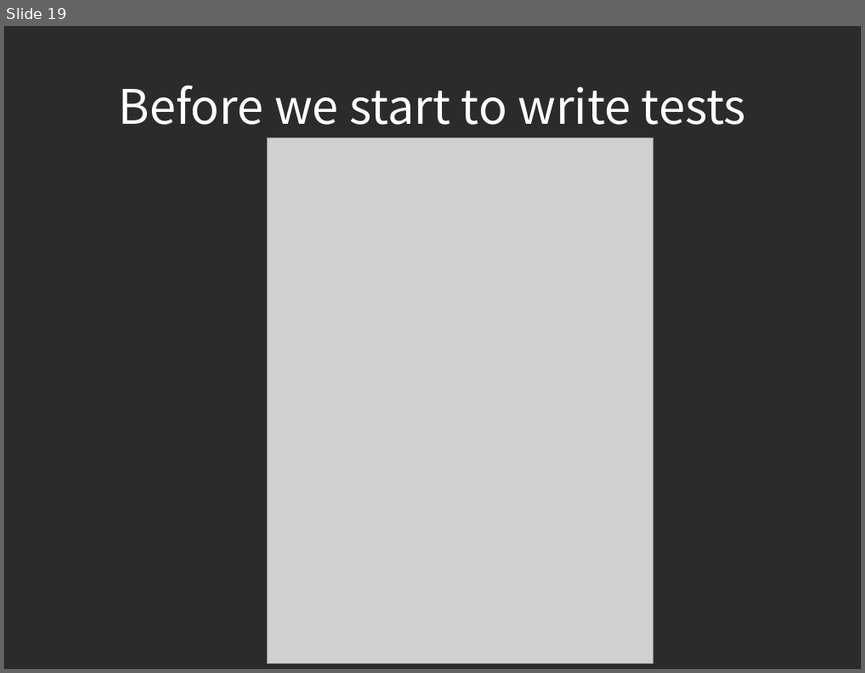
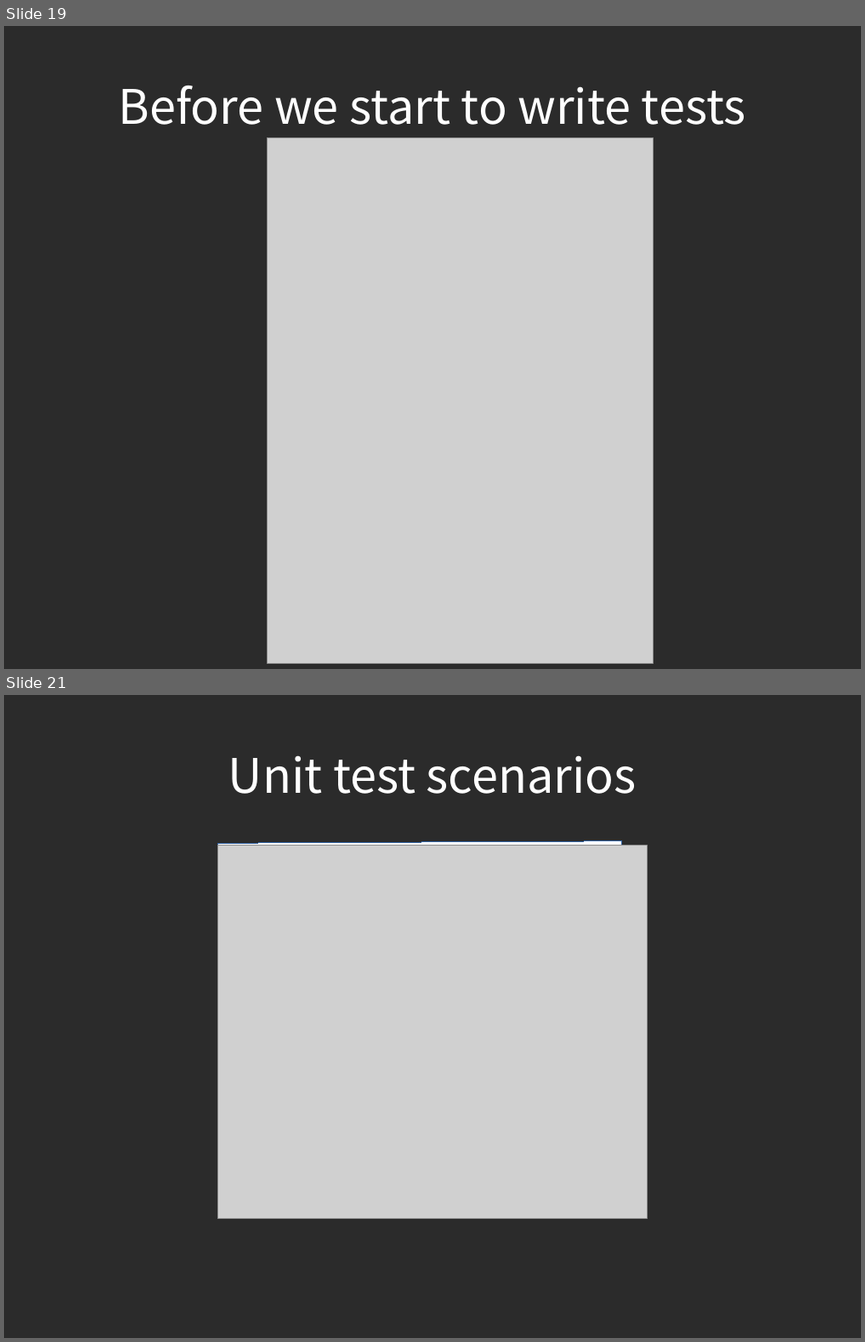
Before and after one commit to piotrek24061988/AutomaticTesting, a slide deck: module1/doc/AutomatedTesting.odp. Shown one above the other, each under a label of ours: slide 19 before the commit, slides 19 and 21 after it; the slides between them are not shown. The pictures are 865x673 and 865x1342 pixels, drawn with LibreOffice and Linux fonts; fonts in the diff are those of the drawing; grey boxes stand for pictures; background and template pictures are left out; a plain dark background stands for a picture behind light text. Boxes give left, top, right and bottom in pixels: in the first picture for what was removed or moved away, otherwise in the second. Text is boxed around its words. In the diff, an @@ line names an element or a change of style, - is before the commit and + after.

Commit message:
presentation update test case scenarios

```diff
--- a/module1/doc/AutomatedTesting.odp
+++ b/module1/doc/AutomatedTesting.odp
@@ slide 21 added at (4, 695, 861, 1338), background picture (left out) @@
@@ title added at (228, 755, 636, 794), 44 pt, text #FFFFFF @@
+Unit test scenarios
@@ rectangle added at (217, 841, 624, 1192), fill #FFFFFF, outline #3465A4 0 pt @@
@@ picture added at (218, 845, 647, 1218) @@
```
Also in this commit, not shown: 1 other slide added.
